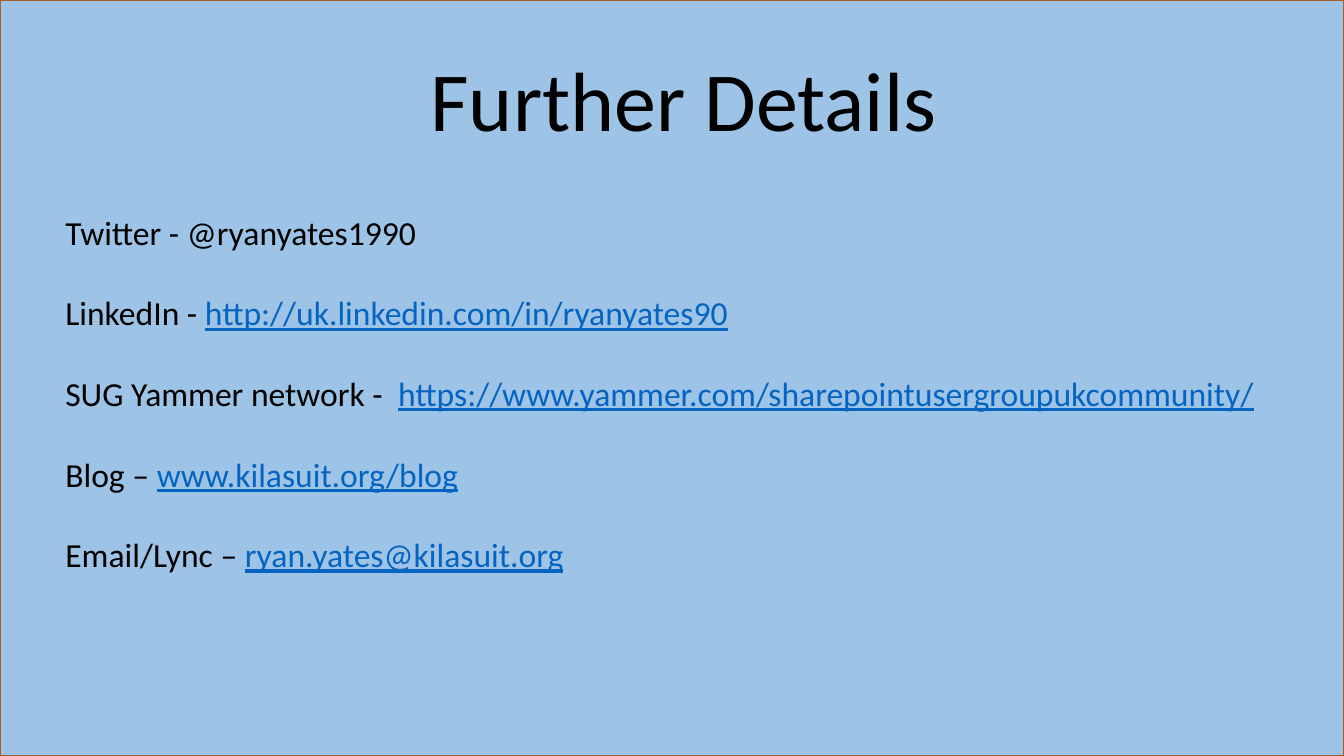
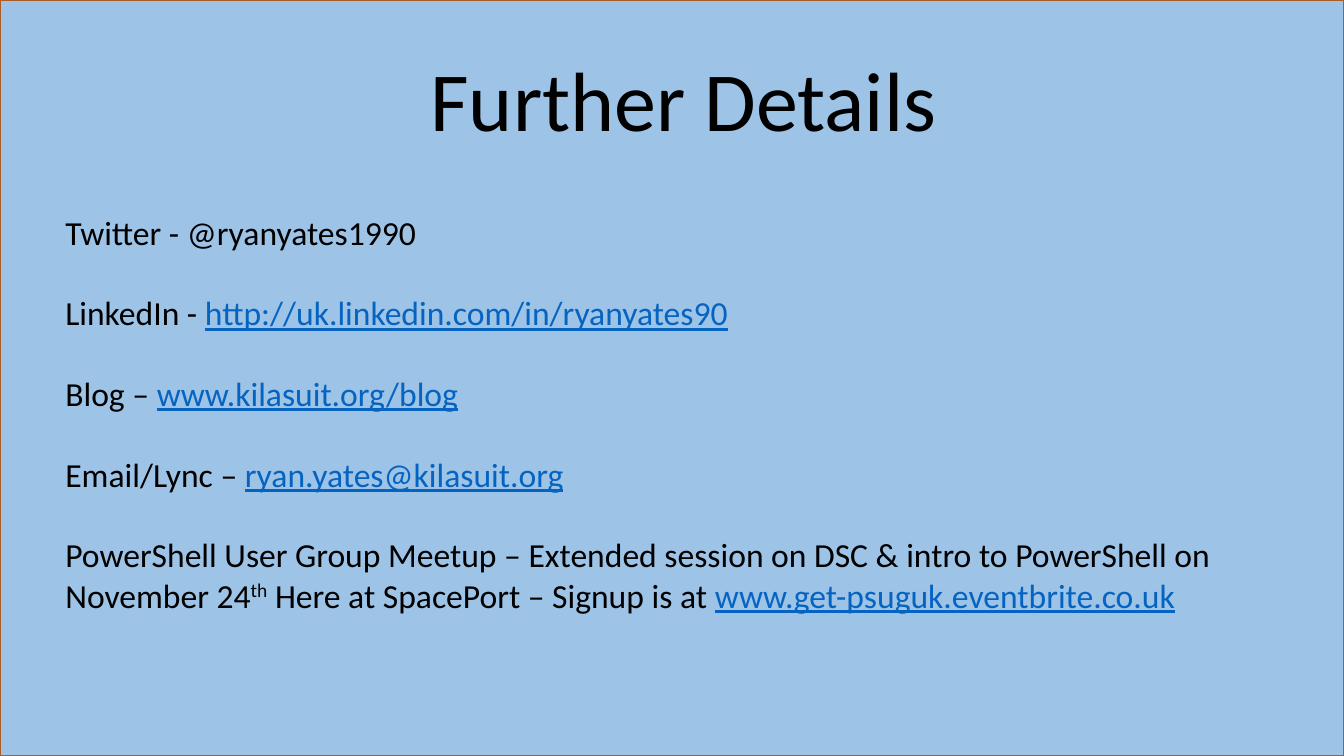
Before and after one commit to kilasuit/Presentations, a slide deck: slide 8 of DevOpsMCR/DevOps for a Microsoft guy - is it really possible.pptx. Drawn at 1344x756 pixels with LibreOffice and Linux fonts; fonts in the diff are those of the drawing. Boxes give left, top, right and bottom in pixels: in the first picture for what was removed or moved away, otherwise in the second. Text is boxed around its words. In the diff, an @@ line names an element or a change of style, - is before the commit and + after.

```diff
--- a/DevOpsMCR/DevOps for a Microsoft guy - is it really possible.pptx
+++ b/DevOpsMCR/DevOps for a Microsoft guy - is it really possible.pptx
@@ text at box(65, 382, 1253, 412): paragraph removed @@
-SUG Yammer network - https://www.yammer.com/sharepointusergroupukcommunity/
@@ text at box(65, 543, 1209, 614): paragraph added @@
+PowerShell User Group Meetup – Extended session on DSC & intro to PowerShell on November 24th Here at SpacePort – Signup is at www.get-psuguk.eventbrite.co.uk
```
Also in this commit, not shown: 1 other slide changed, 4 slides added, 4 slides removed.
